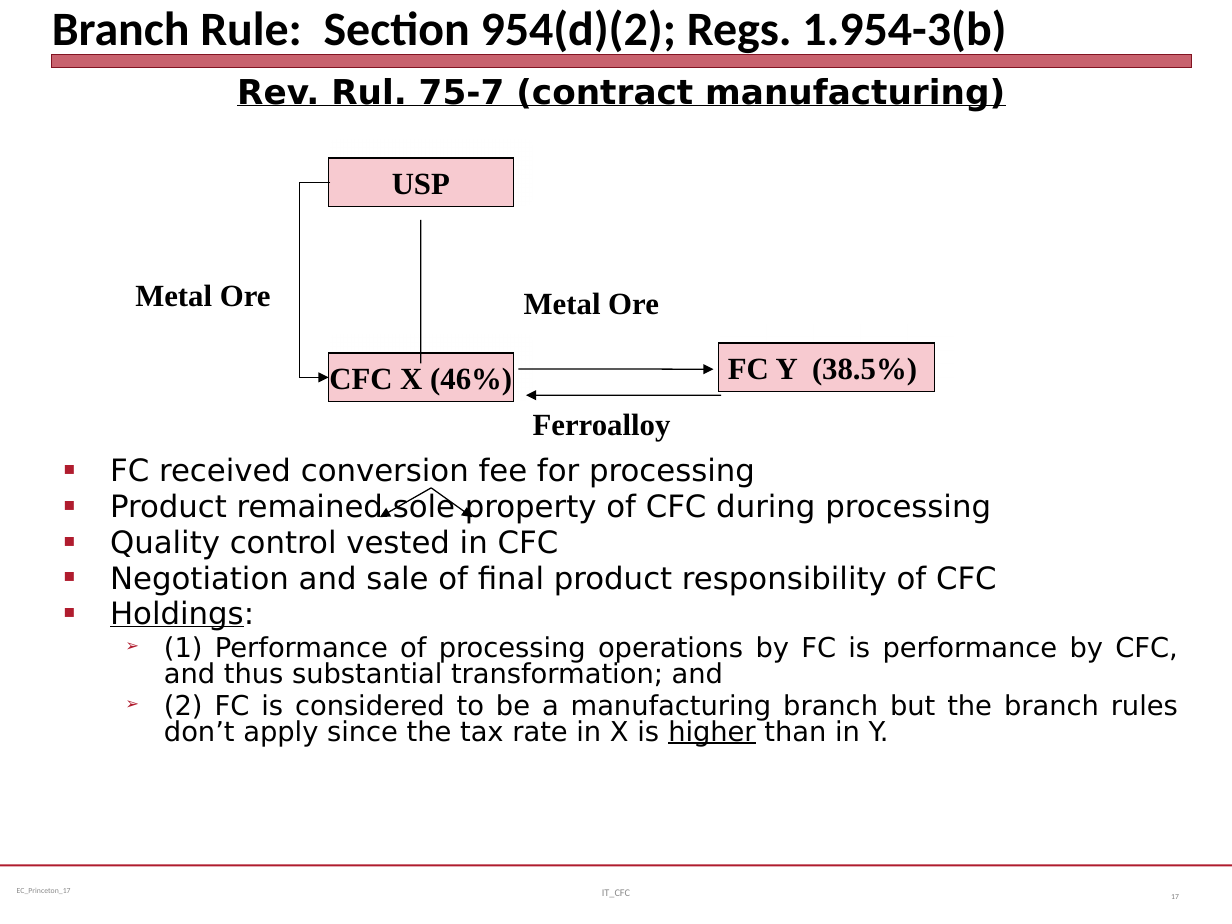
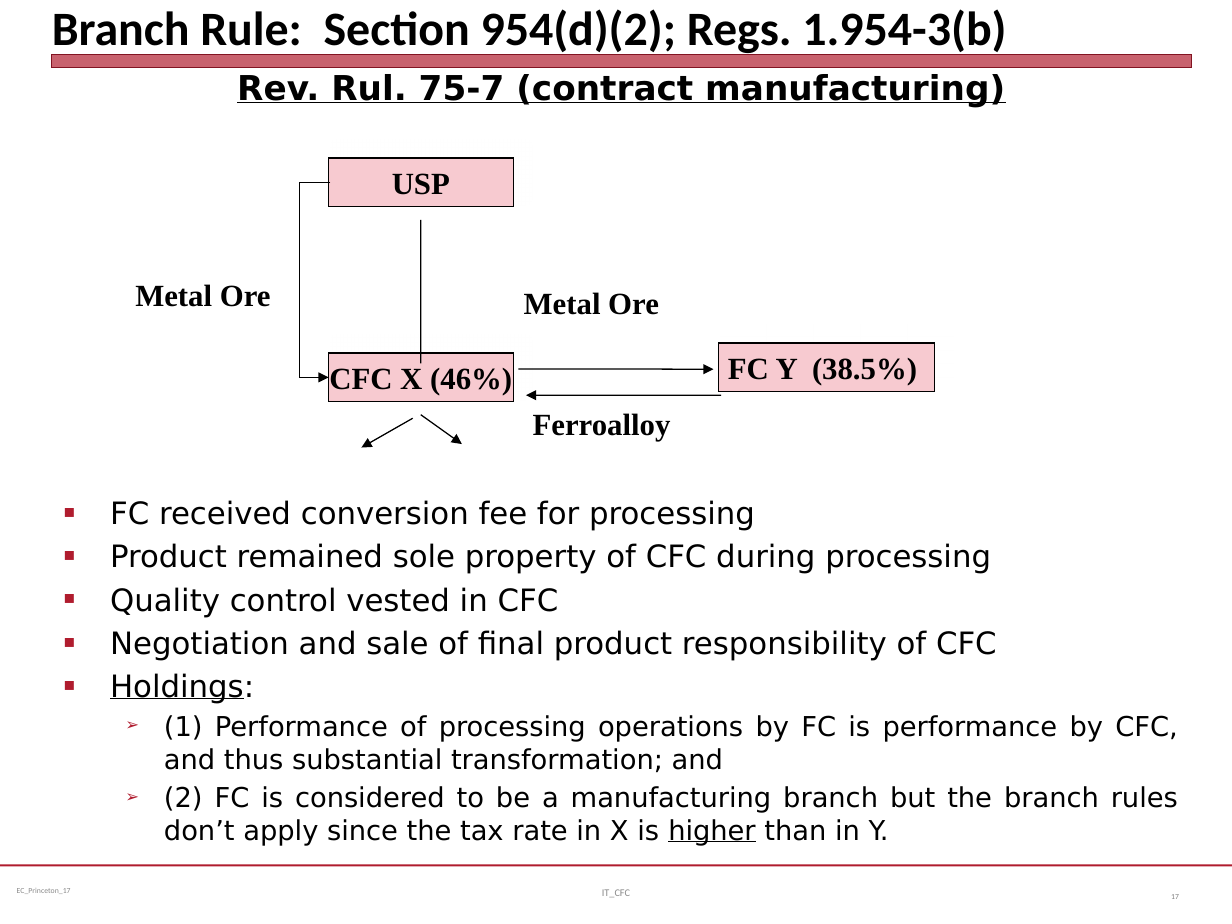
Before and after one commit to jmc877/International-Tax, a slide deck: slide 17 of slides/IT_CFC_17.pptx. Drawn at 1232x924 pixels with LibreOffice and Linux fonts; fonts in the diff are those of the drawing. Boxes give left, top, right and bottom in pixels: in the first picture for what was removed or moved away, otherwise in the second. Text is boxed around its words. In the diff, an @@ line names an element or a change of style, - is before the commit and + after.

```diff
--- a/slides/IT_CFC_17.pptx
+++ b/slides/IT_CFC_17.pptx
@@ text "Rev. Rul. 75-7 (contract manufacturing)" at [110, 74, 1178, 846]: line spacing 0.8 to 0.7; line spacing 0.8 to 1 @@
@@ arrow moved from (431, 488) - (379, 517) to (413, 419) - (361, 447) @@
@@ arrow moved from (431, 488) - (472, 517) to (421, 415) - (462, 444) @@
```
Also in this commit, not shown: 5 other slides changed, 6 other files.
